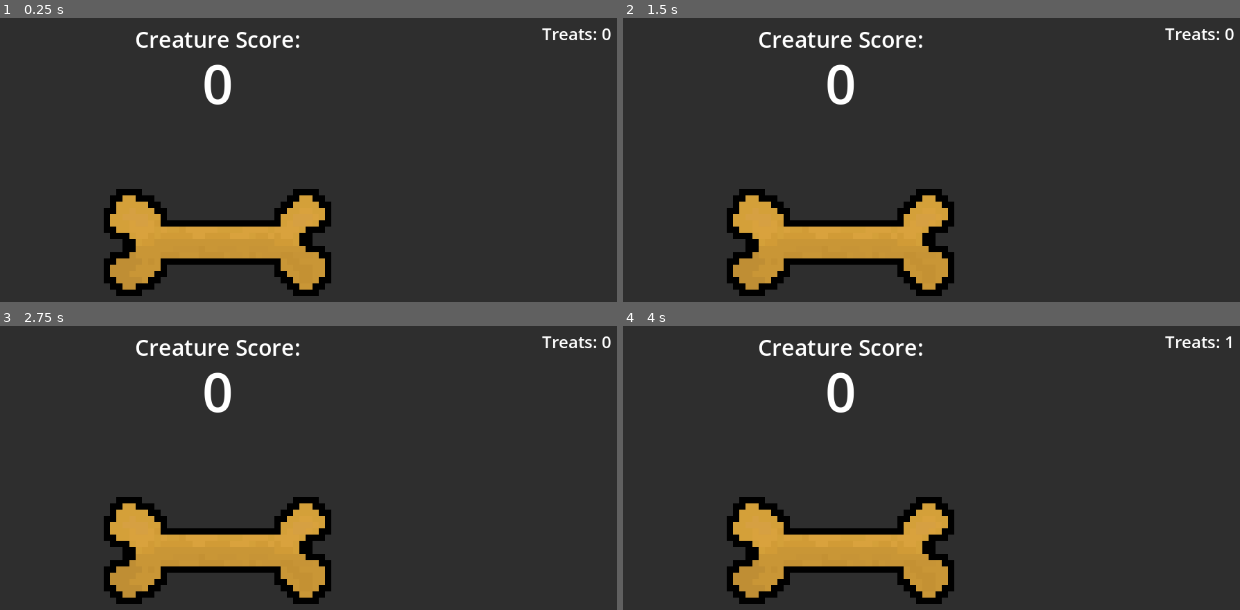
Above: before the commit, frames 1-4 (two rows, left to right).
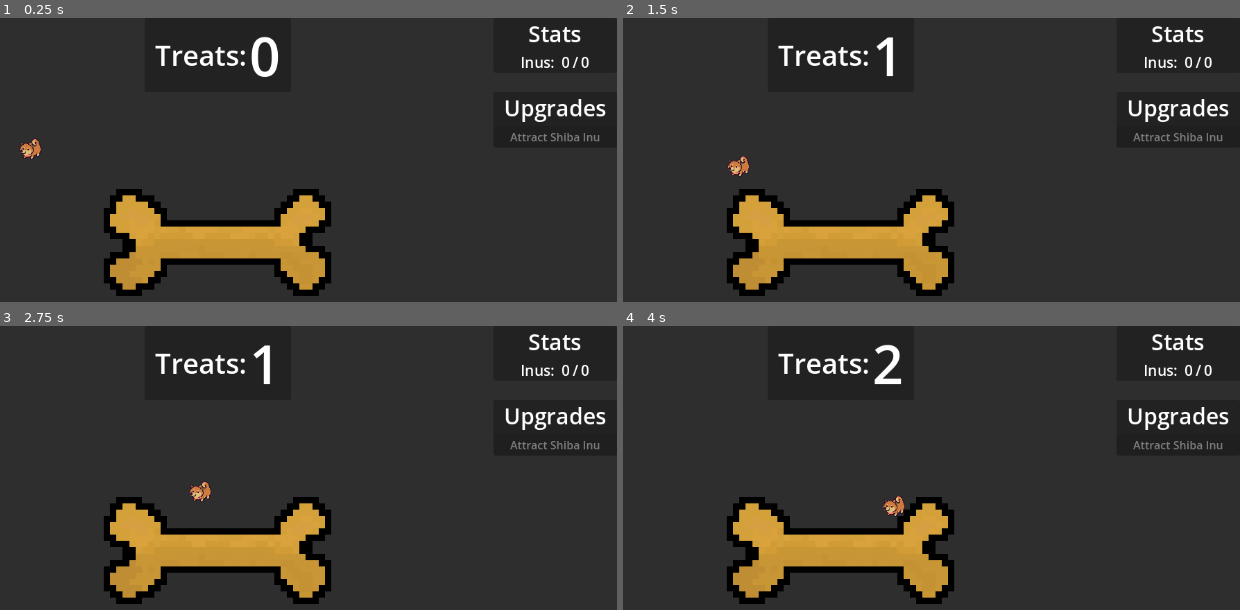
Above: after the commit, the same moments.

Repository: ejmejm/ShibaIdle
Game: Godot game, scene res://scenes/root.tscn
Two runs of this game, one before a commit and one after it. Both use one fixed random seed, a clock stepped at 60 frames per second and the inputs below.
Inputs (mouse positions are in pixels of both pictures, inside the frame that each line leads up to):
- Up to frame 1 (0.25 s): no input
- Up to frame 2 (1.5 s): press the mouse at (838, 242) at 0.53 s; move the mouse to (678, 265) at 1.27 s; release the mouse at (678, 265) at 1.28 s; click (678, 265) at 1.35 s
- Up to frame 3 (2.75 s): move the mouse to (296, 450) at 2.02 s; press the mouse at (296, 450) at 2.03 s
- Up to frame 4 (4 s): move the mouse to (outside the picture) at 2.77 s; release the mouse at (outside the picture) at 2.78 s; click (outside the picture) at 2.85 s; move the mouse to (outside the picture) at 3.52 s; press the mouse at (outside the picture) at 3.53 s

The runs differ from the first frame. In frame 1, 3.0% of the frame differs, in the area x 3-100%, y 2-50%; in frame 2, 2.9%; in frame 3, 2.9%; in frame 4, 3.0%.

Commit message:
Upgrades w/ UI works

Diff:
--- a/scenes/root.tscn
+++ b/scenes/root.tscn
@@ -1,26 +1,32 @@
-[gd_scene load_steps=9 format=3 uid="uid://bfa5k0eld51ts"]
+[gd_scene load_steps=12 format=3 uid="uid://bfa5k0eld51ts"]
 
 [ext_resource type="PackedScene" uid="uid://va8rw1sglveq" path="res://scenes/clickable_treat.tscn" id="1_osj1l"]
 [ext_resource type="PackedScene" uid="uid://clgwpwrjnay6g" path="res://scenes/player_stats.tscn" id="2_f1wp3"]
-[ext_resource type="Script" path="res://scenes/spawner.gd" id="3_m3s0q"]
+[ext_resource type="Script" path="res://scripts/spawner.gd" id="3_m3s0q"]
 [ext_resource type="PackedScene" uid="uid://0m5v214t2sqc" path="res://scenes/shiba_inu.tscn" id="3_qr0pw"]
+[ext_resource type="Script" path="res://scripts/upgrades_manager.gd" id="5_khuaw"]
+[ext_resource type="Script" path="res://scripts/upgrades_panel.gd" id="6_pydca"]
 
 [sub_resource type="RectangleShape2D" id="RectangleShape2D_05yih"]
 size = Vector2(1126, 621)
 
-[sub_resource type="LabelSettings" id="LabelSettings_8s68g"]
-font_size = 24
-
 [sub_resource type="LabelSettings" id="LabelSettings_iuwn5"]
-font_size = 32
+font_size = 40
 
 [sub_resource type="LabelSettings" id="LabelSettings_l8j6x"]
 font_size = 78
 
+[sub_resource type="LabelSettings" id="LabelSettings_sns6y"]
+font_size = 32
+
+[sub_resource type="LabelSettings" id="LabelSettings_x2tt7"]
+font_size = 21
+
 [node name="Root" type="Node2D"]
 position = Vector2(576, 324)
 
 [node name="NavigableArea" type="Area2D" parent="."]
+unique_name_in_owner = true
 collision_layer = 0
 collision_mask = 0
 
@@ -43,62 +49,157 @@
 player_stats = NodePath("../GameManager/PlayerStats")
 
 [node name="InuContainer" type="Node2D" parent="."]
+unique_name_in_owner = true
 
 [node name="CharacterBody2D" parent="InuContainer" instance=ExtResource("3_qr0pw")]
-visible = false
 position = Vector2(-294, -140)
 
 [node name="GameManager" type="Node" parent="."]
 
-[node name="PlayerStats" parent="GameManager" node_paths=PackedStringArray("creature_score_label", "treats_label") instance=ExtResource("2_f1wp3")]
-creature_score_label = NodePath("../../UICanvas/UI/CreatureScoreNumber")
-treats_label = NodePath("../../UICanvas/UI/TreatsLabel")
-
-[node name="Spawner" type="Node" parent="GameManager" node_paths=PackedStringArray("spawn_container", "player_stats")]
+[node name="PlayerStats" parent="GameManager" node_paths=PackedStringArray("treats_score_label") instance=ExtResource("2_f1wp3")]
+unique_name_in_owner = true
+treats_score_label = NodePath("../../UICanvas/TreatsPanel/MarginContainer/TreatsHeading/HBoxContainer/TreatsCountLabel")
+
+[node name="Spawner" type="Node" parent="GameManager"]
+unique_name_in_owner = true
 script = ExtResource("3_m3s0q")
-spawn_container = NodePath("../../InuContainer")
-player_stats = NodePath("../PlayerStats")
+
+[node name="UpgradesManager" type="Node" parent="GameManager"]
+unique_name_in_owner = true
+script = ExtResource("5_khuaw")
 
 [node name="UICanvas" type="CanvasLayer" parent="."]
 layer = 5
 
-[node name="UI" type="Control" parent="UICanvas"]
-layout_mode = 3
-anchors_preset = 0
-offset_left = 576.0
-offset_top = 324.0
-offset_right = 616.0
-offset_bottom = 364.0
+[node name="TreatsPanel" type="PanelContainer" parent="UICanvas"]
+anchors_preset = 5
+anchor_left = 0.5
+anchor_right = 0.5
+offset_left = -77.5
+offset_right = 77.5
+offset_bottom = 107.0
+grow_horizontal = 2
+size_flags_horizontal = 4
+size_flags_vertical = 0
+
+[node name="MarginContainer" type="MarginContainer" parent="UICanvas/TreatsPanel"]
+layout_mode = 2
+theme_override_constants/margin_left = 15
+theme_override_constants/margin_right = 15
+
+[node name="TreatsHeading" type="GridContainer" parent="UICanvas/TreatsPanel/MarginContainer"]
+layout_mode = 2
+
+[node name="HBoxContainer" type="HBoxContainer" parent="UICanvas/TreatsPanel/MarginContainer/TreatsHeading"]
+layout_mode = 2
+
+[node name="CenterContainer" type="CenterContainer" parent="UICanvas/TreatsPanel/MarginContainer/TreatsHeading/HBoxContainer"]
+layout_mode = 2
+
+[node name="TreatsLabel" type="Label" parent="UICanvas/TreatsPanel/MarginContainer/TreatsHeading/HBoxContainer/CenterContainer"]
+layout_mode = 2
+size_flags_horizontal = 4
+size_flags_vertical = 0
+text = "Treats:"
+label_settings = SubResource("LabelSettings_iuwn5")
+horizontal_alignment = 1
+vertical_alignment = 1
 metadata/_edit_use_anchors_ = true
 
-[node name="TreatsLabel" type="Label" parent="UICanvas/UI"]
-layout_mode = 0
-offset_left = 468.0
-offset_top = -318.0
-offset_right = 567.0
-offset_bottom = -284.0
-text = "Treats: 0"
-label_settings = SubResource("LabelSettings_8s68g")
-horizontal_alignment = 2
-metadata/_edit_use_anchors_ = true
-
-[node name="CreatureScoreLabel" type="Label" parent="UICanvas/UI"]
-layout_mode = 0
-offset_left = -119.0
-offset_top = -316.0
-offset_right = 120.0
-offset_bottom = -271.0
-text = "Creature Score:"
-label_settings = SubResource("LabelSettings_iuwn5")
-metadata/_edit_use_anchors_ = true
-
-[node name="CreatureScoreNumber" type="Label" parent="UICanvas/UI"]
-layout_mode = 0
-offset_left = -22.0
-offset_top = -284.0
-offset_right = 23.0
-offset_bottom = -177.0
+[node name="TreatsCountLabel" type="Label" parent="UICanvas/TreatsPanel/MarginContainer/TreatsHeading/HBoxContainer"]
+layout_mode = 2
 text = "0"
 label_settings = SubResource("LabelSettings_l8j6x")
 horizontal_alignment = 1
 metadata/_edit_use_anchors_ = true
+
+[node name="VBoxContainer" type="VBoxContainer" parent="UICanvas"]
+anchors_preset = 1
+anchor_left = 1.0
+anchor_right = 1.0
+offset_left = -129.0
+offset_bottom = 40.0
+grow_horizontal = 0
+
+[node name="StatsPanel" type="PanelContainer" parent="UICanvas/VBoxContainer"]
+layout_mode = 2
+
+[node name="MarginContainer" type="MarginContainer" parent="UICanvas/VBoxContainer/StatsPanel"]
+layout_mode = 2
+theme_override_constants/margin_left = 15
+theme_override_constants/margin_right = 15
+
+[node name="CenterContainer" type="CenterContainer" parent="UICanvas/VBoxContainer/StatsPanel/MarginContainer"]
+layout_mode = 2
+
+[node name="VBoxContainer" type="VBoxContainer" parent="UICanvas/VBoxContainer/StatsPanel/MarginContainer/CenterContainer"]
+layout_mode = 2
+
+[node name="StatsHeader" type="Label" parent="UICanvas/VBoxContainer/StatsPanel/MarginContainer/CenterContainer/VBoxContainer"]
+layout_mode = 2
+text = "Stats"
+label_settings = SubResource("LabelSettings_sns6y")
+horizontal_alignment = 1
+
+[node name="CreatureCountRow" type="HBoxContainer" parent="UICanvas/VBoxContainer/StatsPanel/MarginContainer/CenterContainer/VBoxContainer"]
+layout_mode = 2
+
+[node name="CreatureCountLabel" type="Label" parent="UICanvas/VBoxContainer/StatsPanel/MarginContainer/CenterContainer/VBoxContainer/CreatureCountRow"]
+layout_mode = 2
+text = "Inus: "
+label_settings = SubResource("LabelSettings_x2tt7")
+vertical_alignment = 1
+
+[node name="CreatureCount" type="Label" parent="UICanvas/VBoxContainer/StatsPanel/MarginContainer/CenterContainer/VBoxContainer/CreatureCountRow"]
+layout_mode = 2
+text = "0
+"
+label_settings = SubResource("LabelSettings_x2tt7")
+vertical_alignment = 1
+
+[node name="Divider" type="Label" parent="UICanvas/VBoxContainer/StatsPanel/MarginContainer/CenterContainer/VBoxContainer/CreatureCountRow"]
+layout_mode = 2
+text = "/"
+label_settings = SubResource("LabelSettings_x2tt7")
+vertical_alignment = 1
+
+[node name="MaxCreatureCount" type="Label" parent="UICanvas/VBoxContainer/StatsPanel/MarginContainer/CenterContainer/VBoxContainer/CreatureCountRow"]
+layout_mode = 2
+text = "0"
+label_settings = SubResource("LabelSettings_x2tt7")
+vertical_alignment = 1
+
+[node name="MarginContainer" type="MarginContainer" parent="UICanvas/VBoxContainer"]
+layout_mode = 2
+theme_override_constants/margin_left = 15
+theme_override_constants/margin_top = 20
+theme_override_constants/margin_right = 15
+
+[node name="UpgradesPanel" type="PanelContainer" parent="UICanvas/VBoxContainer"]
+layout_mode = 2
+script = ExtResource("6_pydca")
+
+[node name="VBoxContainer" type="VBoxContainer" parent="UICanvas/VBoxContainer/UpgradesPanel"]
+layout_mode = 2
+
+[node name="MarginContainer" type="MarginContainer" parent="UICanvas/VBoxContainer/UpgradesPanel/VBoxContainer"]
+layout_mode = 2
+theme_override_constants/margin_left = 15
+theme_override_constants/margin_right = 15
+
+[node name="UpgradesHeaderLabel" type="Label" parent="UICanvas/VBoxContainer/UpgradesPanel/VBoxContainer/MarginContainer"]
+layout_mode = 2
+text = "Upgrades"
+label_settings = SubResource("LabelSettings_sns6y")
+horizontal_alignment = 1
+
+[node name="ButtonContainer" type="VBoxContainer" parent="UICanvas/VBoxContainer/UpgradesPanel/VBoxContainer"]
+unique_name_in_owner = true
+layout_mode = 2
+
+[node name="UpgradesUpdateTimer" type="Timer" parent="UICanvas/VBoxContainer/UpgradesPanel"]
+wait_time = 0.1
+autostart = true
+
+[connection signal="ready" from="UICanvas/VBoxContainer/UpgradesPanel" to="UICanvas/VBoxContainer/UpgradesPanel" method="_on_ready"]
+[connection signal="timeout" from="UICanvas/VBoxContainer/UpgradesPanel/UpgradesUpdateTimer" to="UICanvas/VBoxContainer/UpgradesPanel" method="_on_update_timer"]
--- /dev/null
+++ b/scenes/upgrade_button.gd
@@ -0,0 +1,38 @@
+class_name UpgradeButton
+extends Button
+
+
+var _upgrade: BaseUpgrade
+
+
+func get_upgrade() -> BaseUpgrade:
+	return _upgrade
+
+
+func set_upgrade(upgrade: BaseUpgrade):
+	_upgrade = upgrade
+	self.text = upgrade.label
+	# TODO: Show descript text on hover for 2+ seconds
+	self.disabled = not _upgrade.is_purchasable()
+
+
+func _on_pressed():
+	if _upgrade.is_purchasable():
+		_upgrade.purchase()
+
+
+
+#@onready var upgrade_node: Node = $UpgradeScriptHolder
+#var _upgrade: BaseUpgrade
+#
+#
+#func get_upgrade() -> BaseUpgrade:
+	#return _upgrade
+#
+#
+#func set_upgrade(upgrade: BaseUpgrade):
+	#upgrade_node.set_script(upgrade)
+	#_upgrade = upgrade_node.get_script()
+	#self.text = upgrade.label
+	## TODO: Show descript text on hover for 2+ seconds
+	#self.disabled = not upgrade_node.is_purchasable()
--- /dev/null
+++ b/scenes/upgrade_button.tscn
@@ -0,0 +1,10 @@
+[gd_scene load_steps=2 format=3 uid="uid://xfcue4vpf2u7"]
+
+[ext_resource type="Script" path="res://scenes/upgrade_button.gd" id="1_fhjaj"]
+
+[node name="UpgradeButton" type="Button"]
+offset_right = 8.0
+offset_bottom = 8.0
+script = ExtResource("1_fhjaj")
+
+[connection signal="pressed" from="." to="." method="_on_pressed"]
--- a/scripts/player_stats.gd
+++ b/scripts/player_stats.gd
@@ -21,12 +21,8 @@
 @export var max_inu_count: int = 5
 
 @export_category("UI Components")
-@export var creature_score_label: Label
-@export var treats_label: Label
-
-
-# TODO: Move this somewhere else
-const shiba_inu_resource = preload("res://scenes/shiba_inu.tscn")
+@export var treats_score_label: Label
+#@export var treats_label: Label
 
 
 # TODO: make it so that this will compactly represent large numbers, i.e. 1200000 -> 1.2M
@@ -35,17 +31,19 @@
 
 
 func update_creature_score_ui():
-	creature_score_label.text = large_num_to_string(creature_score)
+	#creature_score_label.text = large_num_to_string(creature_score)
+	pass
 
 
 func update_treats_ui():
-	treats_label.text = "Treats: " + large_num_to_string(n_treats)
+	treats_score_label.text = large_num_to_string(n_treats)
 
 
 # TODO: Move this function out of player stats
 func treat_update_actions():
+	pass
 	# If treats >= 5, spawn a new shiba inu and reset the treats
 	# Update the creature score when adding a new shiba inu
-	if n_treats >= 5:
-		$"../Spawner".spawn_inu("shiba_inu")
-		n_treats -= 5
+	#if n_treats >= 5:
+		#$"../Spawner".spawn_inu("shiba_inu")
+		#n_treats -= 5
--- a/scenes/spawner.gd
+++ b/scripts/spawner.gd
@@ -1,8 +1,9 @@
+class_name SpawnManager
 extends Node
 
-@export_group("External Nodes")
-@export var spawn_container: Node
-@export var player_stats: PlayerStats
+
+@onready var spawn_container: Node = %InuContainer
+@onready var player_stats: PlayerStats = %PlayerStats
 
 
 static var INU_RESOURCES := {
--- /dev/null
+++ b/scripts/upgrades_manager.gd
@@ -0,0 +1,35 @@
+class_name UpgradeManager
+extends Node
+
+
+var UPGRADE_REGISTRAR := {}
+@onready var player_stats: PlayerStats = %PlayerStats
+
+
+func _ready():
+	UPGRADE_REGISTRAR = {
+		"buy_shiba_inu": preload("res://upgrades/buy_shiba.gd").new()
+	}
+
+	for upgrade: BaseUpgrade in UPGRADE_REGISTRAR.values():
+		upgrade.set_player_stats(player_stats)
+		upgrade.link_dependencies(get_tree())
+
+
+## Returns the upgrades that should be displayed in the upgrade menu
+func get_visible_upgrades() -> Array[BaseUpgrade]:
+	var visible_upgrades: Array[BaseUpgrade] = []
+
+	for upgrade_name in UPGRADE_REGISTRAR:
+		var upgrade: BaseUpgrade = UPGRADE_REGISTRAR[upgrade_name]
+		if upgrade.should_display():
+			visible_upgrades.append(upgrade)
+
+	return visible_upgrades
+
+
+func get_all_upgrades() -> Array[BaseUpgrade]:
+	var upgrades: Array[BaseUpgrade] = []
+	for upgrade_name in UPGRADE_REGISTRAR:
+		upgrades.append(UPGRADE_REGISTRAR[upgrade_name])
+	return upgrades
--- /dev/null
+++ b/scripts/upgrades_panel.gd
@@ -0,0 +1,34 @@
+extends PanelContainer
+
+
+@onready var upgrades_manager: UpgradeManager = %UpgradesManager
+@onready var button_container: Control = %ButtonContainer
+var upgrade_button_template: PackedScene = preload("res://scenes/upgrade_button.tscn")
+
+
+## On start, create buttons for every single upgrade in order of cost
+func _on_ready():
+	var upgrades := upgrades_manager.get_all_upgrades()
+	upgrades.sort_custom(func(a, b): return a.cost < b.cost)
+
+	# Add buttons for each upgrade
+	for upgrade in upgrades:
+		var new_button: UpgradeButton = upgrade_button_template.instantiate()
+		new_button.set_upgrade(upgrade)
+		new_button.visible = new_button.get_upgrade().should_display()
+		button_container.add_child(new_button)
+
+
+## Everytime the timer goes up, show the visible upgrades and hide the others
+func _on_update_timer() -> void:
+	# First remove all previous buttons
+	for node in button_container.get_children():
+		#if not (node.get_script() is UpgradeButton):
+			#continue
+
+		var button_script: UpgradeButton = node # .get_script()
+		var upgrade := button_script.get_upgrade()
+
+		node.visible = upgrade.should_display()
+		if node.visible:
+			node.disabled = not upgrade.is_purchasable()
--- a/upgrades/base_upgrade.gd
+++ b/upgrades/base_upgrade.gd
@@ -2,14 +2,22 @@
 extends Node
 
 
-@onready var player_stats: PlayerStats = %PlayerStats
 
 @export var label: String
 @export var description: String
 @export var cost: int
 @export var max_purchases: int = -1 # Maximum, number of times this upgrade can be purchased
 
+var player_stats: PlayerStats
 var n_purchases: int = 0 # Number of times this upgrade has been purchased so far
+
+
+func link_dependencies(tree: SceneTree):
+	pass
+
+
+func set_player_stats(stats: PlayerStats):
+	player_stats = stats
 
 
 func _on_purchase_logic():
@@ -24,7 +32,7 @@
 	return true
 
 
-func on_purchase():
+func purchase():
 	n_purchases += 1
 	player_stats.n_treats -= cost
 	_on_purchase_logic()
--- a/upgrades/buy_shiba.gd
+++ b/upgrades/buy_shiba.gd
@@ -2,7 +2,11 @@
 extends BaseUpgrade
 
 
-@onready var spawner: SpawnManager = %Spawner
+var spawner: SpawnManager
+
+
+func link_dependencies(tree: SceneTree):
+	spawner = tree.root.get_node("/root/Root/GameManager/%Spawner")
 
 
 func _init():
